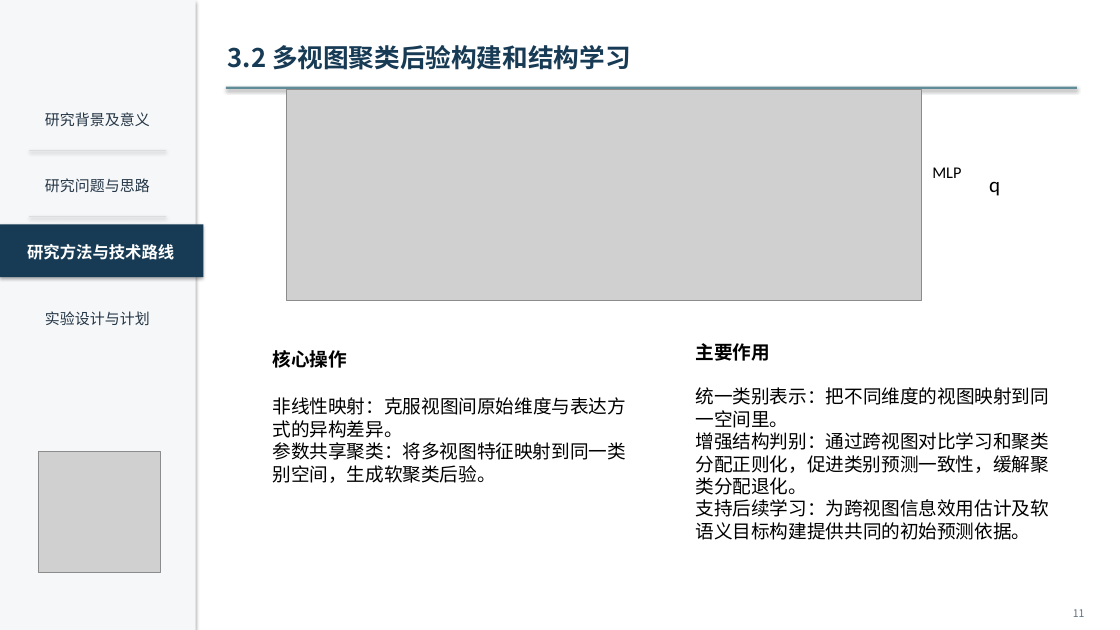
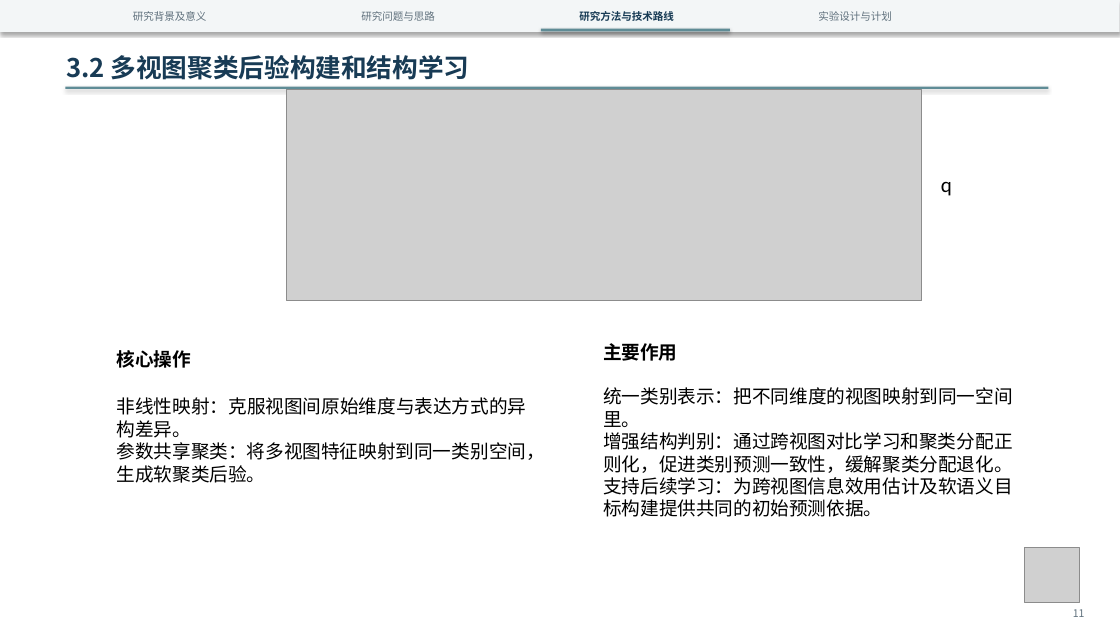
Before and after one commit to wangyi-ui/BONE, a slide deck: slide 11 of presentations/proposal_academic_redesign.pptx. Drawn at 1120x630 pixels with LibreOffice and Linux fonts; fonts in the diff are those of the drawing; grey boxes stand for pictures. Boxes give left, top, right and bottom in pixels: in the first picture for what was removed or moved away, otherwise in the second. Text is boxed around its words. In the diff, an @@ line names an element or a change of style, - is before the commit and + after.

Commit message:
Rework proposal deck layout and add PDF preview

```diff
--- a/presentations/proposal_academic_redesign.pptx
+++ b/presentations/proposal_academic_redesign.pptx
@@ rectangle removed at bbox=[0, 0, 196, 630] @@
@@ rectangle added at bbox=[0, 0, 1120, 32], fill #F3F6F7 @@
@@ text "研究背景及意义": place and size @@
-text "研究背景及意义" at bbox=[45, 112, 150, 127]
+text "研究背景及意义" at bbox=[133, 11, 207, 21]
@@ text "研究问题与思路": place and size @@
-text "研究问题与思路" at bbox=[45, 178, 150, 192]
+text "研究问题与思路" at bbox=[361, 11, 435, 21]
@@ text "研究方法与技术路线": place and size @@
-text "研究方法与技术路线" at bbox=[27, 244, 174, 260]
+text "研究方法与技术路线" at bbox=[579, 11, 674, 21]
@@ text "研究方法与技术路线" at bbox=[579, 11, 674, 21]: size 14 to 9 pt, text colour #FFFFFF to #183B55 @@
@@ rectangle: place and size @@
-rectangle at bbox=[0, 224, 203, 277]
+rectangle at bbox=[541, 29, 730, 32]
@@ rectangle at bbox=[541, 29, 730, 32]: fill #183B55 to #5F8C96 @@
@@ size 12.8 to 9 pt, text colour #253646 to #60717D in 3 elements at bbox=[133, 11, 207, 21], bbox=[361, 11, 435, 21], bbox=[818, 11, 892, 21] @@
@@ text "实验设计与计划": place and size @@
-text "实验设计与计划" at bbox=[45, 311, 150, 325]
+text "实验设计与计划" at bbox=[818, 11, 892, 21]
@@ text "3.2 多视图聚类后验构建和结构学习": place and size @@
-text "3.2 多视图聚类后验构建和结构学习" at bbox=[228, 45, 631, 70]
+text "3.2 多视图聚类后验构建和结构学习" at bbox=[66, 55, 470, 80]
@@ rectangle: place and size @@
-rectangle at bbox=[226, 87, 1077, 89]
+rectangle at bbox=[66, 87, 1049, 89]
@@ line removed from (29, 150) to (166, 150) @@
@@ text removed at bbox=[932, 167, 961, 178] @@
-MLP
@@ text "q": place and size @@
-text "q" at bbox=[989, 181, 1000, 196]
+text "q" at bbox=[941, 181, 952, 196]
@@ line removed from (29, 217) to (166, 217) @@
@@ text "核心操作" rewrapped from bbox=[272, 350, 626, 483] to bbox=[117, 350, 545, 483] @@
@@ text "主要作用" rewrapped from bbox=[695, 343, 1049, 540] to bbox=[603, 343, 1013, 517] @@
@@ picture: place and size @@
-picture at bbox=[39, 452, 160, 573]
+picture at bbox=[1025, 548, 1080, 602]
```
Also in this commit, not shown: 18 other slides changed, 1 other file.
